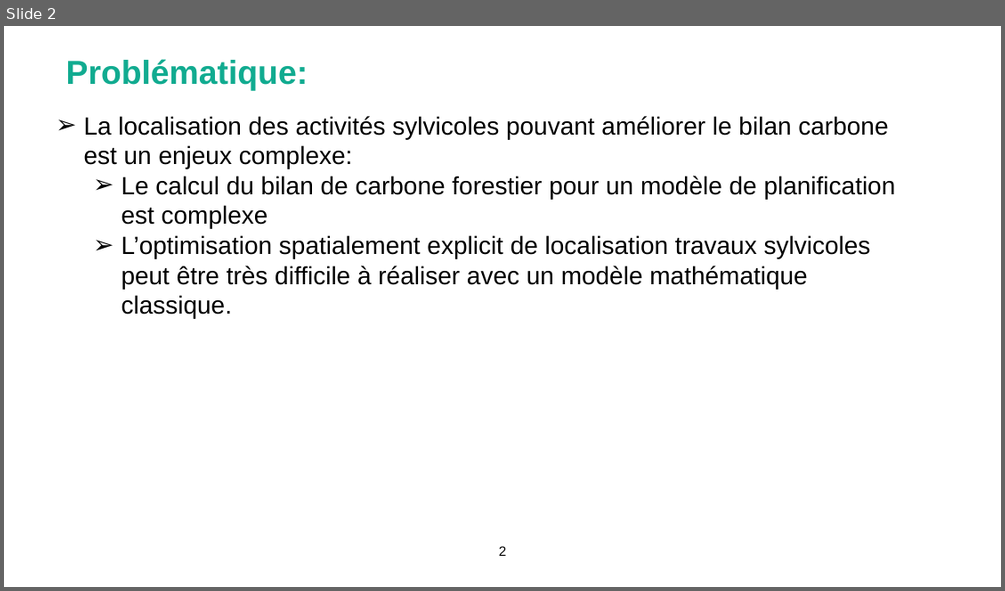
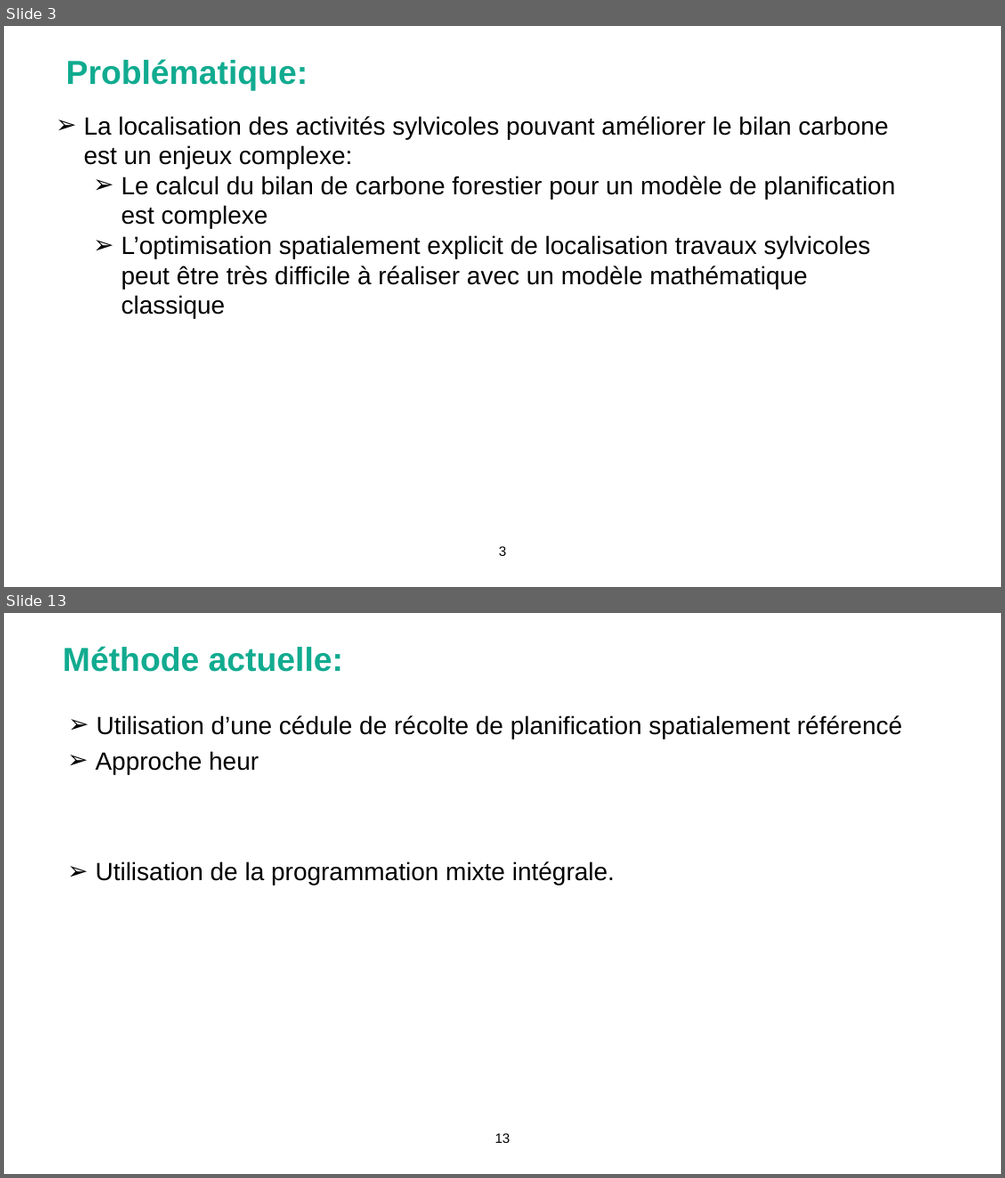
Before and after one commit to Bureau-du-Forestier-en-chef/FMT, a slide deck: Documentation/FORAC_carbone.pptx. Shown one above the other, each under a label of ours: slide 2 before the commit, slides 3 and 13 after it; the slides between them are not shown. The pictures are 1005x591 and 1005x1178 pixels, drawn with LibreOffice and Linux fonts; fonts in the diff are those of the drawing; background and template pictures are left out. Boxes give left, top, right and bottom in pixels: in the first picture for what was removed or moved away, otherwise in the second. Text is boxed around its words. In the diff, an @@ line names an element or a change of style, - is before the commit and + after.

```diff
--- a/Documentation/FORAC_carbone.pptx
+++ b/Documentation/FORAC_carbone.pptx
@@ slide 13 added at (4, 613, 1001, 1174), background picture (left out) @@
@@ title added at (63, 646, 343, 672), 32 pt, text #11AB90, bold @@
+Méthode actuelle:
@@ text added at (97, 715, 902, 738), 24 pt, text #000000 @@
+  ➢ Utilisation d’une cédule de récolte de planification spatialement référencé
@@ text added at (96, 751, 259, 774), 24 pt, text #000000 @@
+  ➢ Approche heur
@@ text added at (96, 861, 615, 884), 24 pt, text #000000 @@
+  ➢ Utilisation de la programmation mixte intégrale.
@@ page number added at (495, 1133, 510, 1143), 13 pt, text #000000 @@
+13
@@ what was slide 2 is now slide 3 @@
@@ slide 3 changed as well @@
@@ text at (121, 235, 871, 318): text changed @@
-    ➢ L’optimisation spatialement explicit de localisation travaux sylvicoles peut être très difficile à réaliser avec un modèle mathématique classique.
+    ➢ L’optimisation spatialement explicit de localisation travaux sylvicoles peut être très difficile à réaliser avec un modèle mathématique classique
@@ page number at (499, 546, 506, 556): text changed @@
-2
+3
```
Also in this commit, not shown: 1 other slide changed, 11 other slides added, 1 slide removed, 21 other files.
